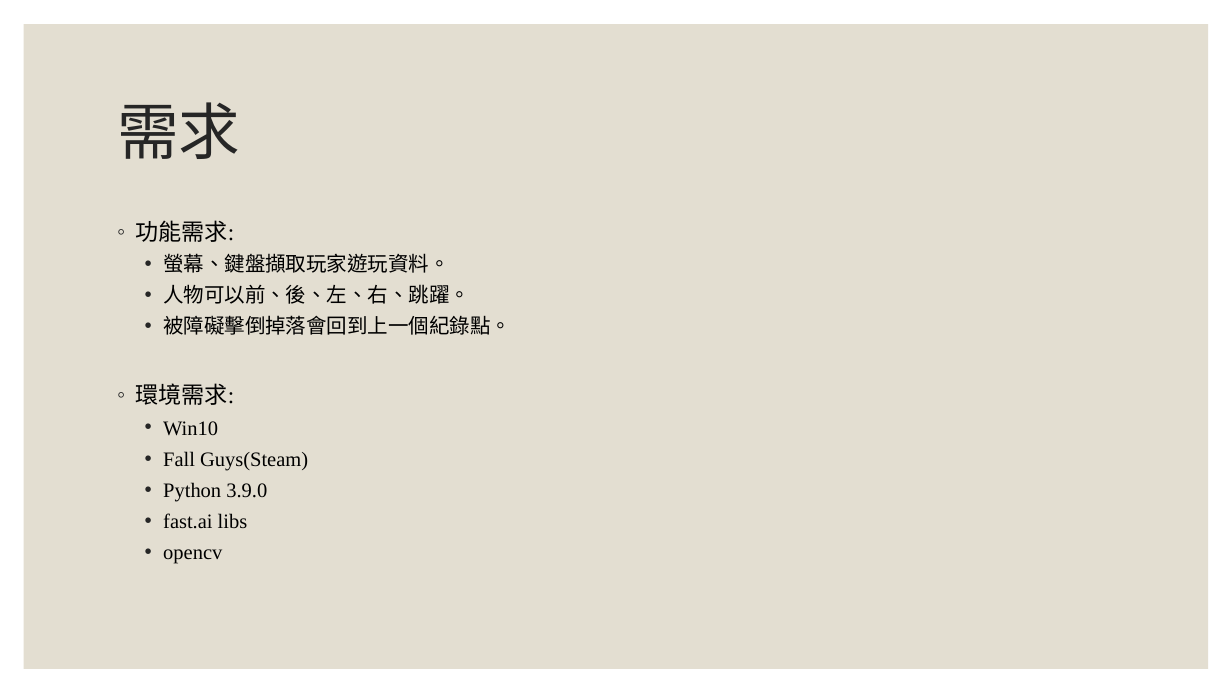
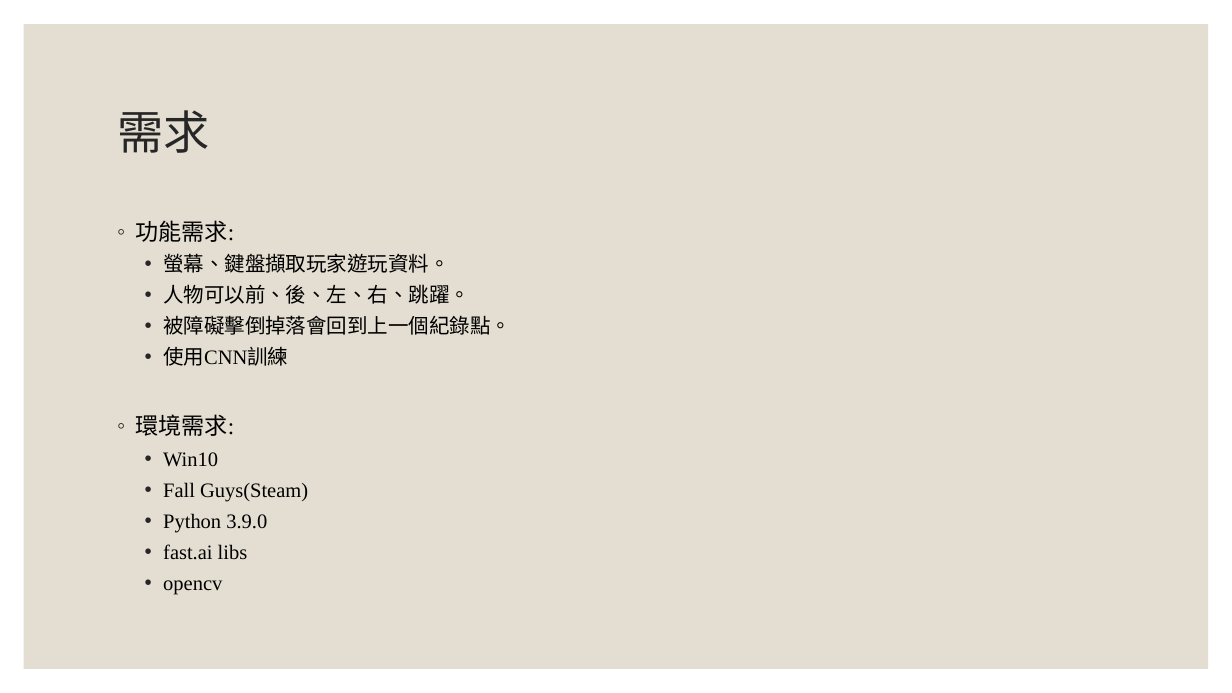
Before and after one commit to San-Zero/ML_homework, a slide deck: slide 3 of Fall-guys-ML.pptx. Drawn at 1232x693 pixels with LibreOffice and Linux fonts; fonts in the diff are those of the drawing. Boxes give left, top, right and bottom in pixels: in the first picture for what was removed or moved away, otherwise in the second. Text is boxed around its words. In the diff, an @@ line names an element or a change of style, - is before the commit and + after.

```diff
--- a/Fall-guys-ML.pptx
+++ b/Fall-guys-ML.pptx
@@ title "需求" at [117, 110, 209, 153]: size 48 to 36 pt @@
@@ text at [163, 346, 288, 366]: paragraph added @@
+  • 使用CNN訓練
```
Also in this commit, not shown: 2 other slides changed, 9 slides added, 3 slides removed.
